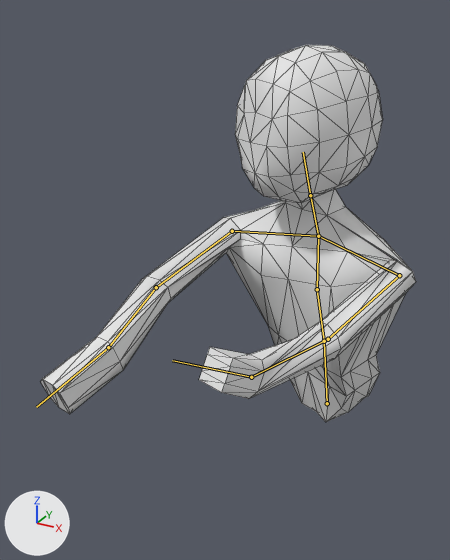
The glTF model Project/Assets/Models/GameScene/Player/player.gltf, before and after one commit.
One viewpoint serves both versions: a camera (50 mm lens) standing at (3.57, -11.14, 8.08) and looking at (-1.91, -1.19, 3.1). Arrows for +X, +Y and +Z are at lower left; the lights stay in place. The picture after the commit comes second. Both versions are drawn at frame 0 of the action 'parry'; the numbers are the values there. The bones that bend it are drawn over the model as lines. Mesh edges are drawn as thin lines.

Names of what the first picture shows: 'player_0'.
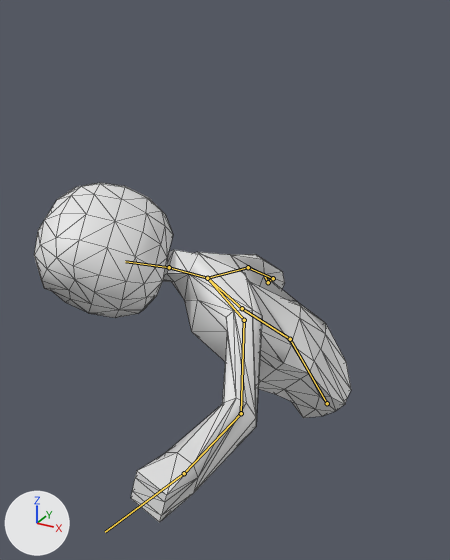
Patch to the scene script:
```diff
--- a/Project/Assets/Models/GameScene/Player/player.gltf.py
+++ b/Project/Assets/Models/GameScene/Player/player.gltf.py
@@ bone_waist @@
 bone_waist = bpy.data.objects['playerArmature'].pose.bones['waist']
-bone_waist.rotation_quaternion = (0.981, 0.061, -0.181, 0.019)  # degrees (7, -21, 1)
+bone_waist.rotation_quaternion = (0.72, 0.193, -0.627, 0.226)  # degrees (-2, -82, 37)
@@ bone_stomach @@
 bone_stomach = bpy.data.objects['playerArmature'].pose.bones['stomach']  # child of 'waist'
-bone_stomach.rotation_quaternion = (0.988, 0.116, -0.105, -0.008)  # degrees (14, -12, -2)
+bone_stomach.rotation_quaternion = (0.957, 0.228, 0.037, -0.174)  # degrees (25, 9, -19)
@@ bone_chest @@
 bone_chest = bpy.data.objects['playerArmature'].pose.bones['chest']  # child of 'stomach'
-bone_chest.rotation_quaternion = (0.98, -0.188, 0.056, -0.025)  # degrees (-22, 6, -4)
+bone_chest.rotation_quaternion = (0.942, -0.231, 0.173, -0.174)  # degrees (-31, 14, -25)
@@ bone_neck @@
 bone_neck = bpy.data.objects['playerArmature'].pose.bones['neck']  # child of 'chest'
-bone_neck.rotation_quaternion = (0.989, 0.148, -0.005, 0.031)  # degrees (17, -1, 3)
+bone_neck.rotation_quaternion = (0.918, 0.232, 0.295, 0.131)  # degrees (35, 29, 25)
@@ bone_ボーン_004 @@
 bone_ボーン_004 = bpy.data.objects['playerArmature'].pose.bones['ボーン.004']  # child of 'neck'
-bone_ボーン_004.rotation_quaternion = (0.996, -0.085, 0.0, 0.0)  # degrees (-10, 0, 0)
+bone_ボーン_004.rotation_quaternion = (0.985, -0.05, 0.149, 0.073)  # degrees (-5, 18, 8)
@@ bone_leftshoulder @@
 bone_leftshoulder = bpy.data.objects['playerArmature'].pose.bones['leftShoulder']  # child of 'chest'
-bone_leftshoulder.rotation_quaternion = (0.954, -0.14, -0.264, -0.036)  # degrees (-17, -31, 0)
+bone_leftshoulder.rotation_quaternion = (0.877, -0.02, -0.481, -0.01)  # degrees (-3, -57, 0)
@@ bone_leftupperarm @@
 bone_leftupperarm = bpy.data.objects['playerArmature'].pose.bones['leftUpperArm']  # child of 'leftShoulder'
-bone_leftupperarm.rotation_quaternion = (0.687, 0.63, 0.159, -0.326)  # degrees (78, 39, -19)
+bone_leftupperarm.rotation_quaternion = (0.931, 0.222, 0.271, -0.096)  # degrees (26, 33, -4)
@@ bone_leftfoream @@
 bone_leftfoream = bpy.data.objects['playerArmature'].pose.bones['leftFoream']  # child of 'leftUpperArm'
-bone_leftfoream.rotation_quaternion = (0.993, 0.116, -0.015, -0.027)  # degrees (13, -1, -3)
+bone_leftfoream.rotation_quaternion = (0.858, 0.272, -0.436, -0.029)  # degrees (46, -47, -25)
@@ bone_lefthand @@
 bone_lefthand = bpy.data.objects['playerArmature'].pose.bones['leftHand']  # child of 'leftFoream'
-bone_lefthand.rotation_quaternion = (0.855, 0.25, -0.421, 0.172)  # degrees (28, -54, 8)
+bone_lefthand.rotation_quaternion = (0.9, 0.088, -0.427, -0.006)  # degrees (15, -50, -8)
@@ bone_rightshoulder @@
 bone_rightshoulder = bpy.data.objects['playerArmature'].pose.bones['rightShoulder']  # child of 'chest'
-bone_rightshoulder.rotation_quaternion = (0.952, -0.297, 0.025, -0.065)  # degrees (-35, 1, -8)
+bone_rightshoulder.rotation_quaternion = (-0.864, -0.348, -0.186, 0.312)  # degrees (35, 33, -29)
@@ bone_rightupperarm @@
 bone_rightupperarm = bpy.data.objects['playerArmature'].pose.bones['rightUpperArm']  # child of 'rightShoulder'
-bone_rightupperarm.rotation_quaternion = (0.721, -0.118, -0.383, -0.565)  # degrees (21, -43, -85)
+bone_rightupperarm.rotation_quaternion = (0.987, 0.114, -0.011, -0.116)  # degrees (13, 0, -13)
@@ bone_rightforearm @@
 bone_rightforearm = bpy.data.objects['playerArmature'].pose.bones['rightForearm']  # child of 'rightUpperArm'
-bone_rightforearm.rotation_quaternion = (0.95, 0.05, 0.291, -0.098)  # degrees (3, 34, -11)
+bone_rightforearm.rotation_quaternion = (0.981, -0.042, -0.065, -0.176)  # degrees (-3, -8, -20)
@@ bone_righthand @@
 bone_righthand = bpy.data.objects['playerArmature'].pose.bones['rightHand']  # child of 'rightForearm'
-bone_righthand.rotation_quaternion = (0.987, -0.039, 0.115, 0.101)  # degrees (-3, 14, 11)
+bone_righthand.rotation_quaternion = (0.982, -0.097, 0.159, 0.023)  # degrees (-11, 18, 1)
```

Pixel boxes (x1, y1, x2, y2) of what changed, in the pictures (450 x 560 px):
'player_0', posed (15% narrower, 10% shorter): before (41, 45, 416, 422); after (34, 183, 351, 523)
bone 'waist', root to tip: before (327, 403) to (324, 341); after (327, 403) to (290, 339)
bone 'stomach', root to tip: before (324, 341) to (317, 289); after (290, 339) to (242, 308)
bone 'chest', root to tip: before (317, 289) to (318, 236); after (242, 308) to (207, 278)
bone 'neck', root to tip: before (318, 236) to (310, 195); after (207, 278) to (169, 267)
bone 'ボーン.004', root to tip: before (310, 195) to (303, 152); after (169, 267) to (125, 261)
bone 'leftShoulder', root to tip: before (318, 236) to (399, 275); after (207, 278) to (244, 320)
bone 'leftUpperArm', root to tip: before (399, 275) to (328, 339); after (244, 320) to (241, 413)
bone 'leftFoream', root to tip: before (328, 339) to (251, 377); after (241, 413) to (184, 473)
bone 'leftHand', root to tip: before (251, 377) to (172, 360); after (184, 473) to (105, 532)
bone 'rightShoulder', root to tip: before (318, 236) to (232, 231); after (207, 278) to (248, 267)
bone 'rightUpperArm', root to tip: before (232, 231) to (156, 287); after (248, 267) to (273, 278)
bone 'rightForearm', root to tip: before (156, 287) to (108, 347); after (273, 278) to (268, 282)
bone 'rightHand', root to tip: before (108, 347) to (36, 407); after (268, 282) to (265, 277)
